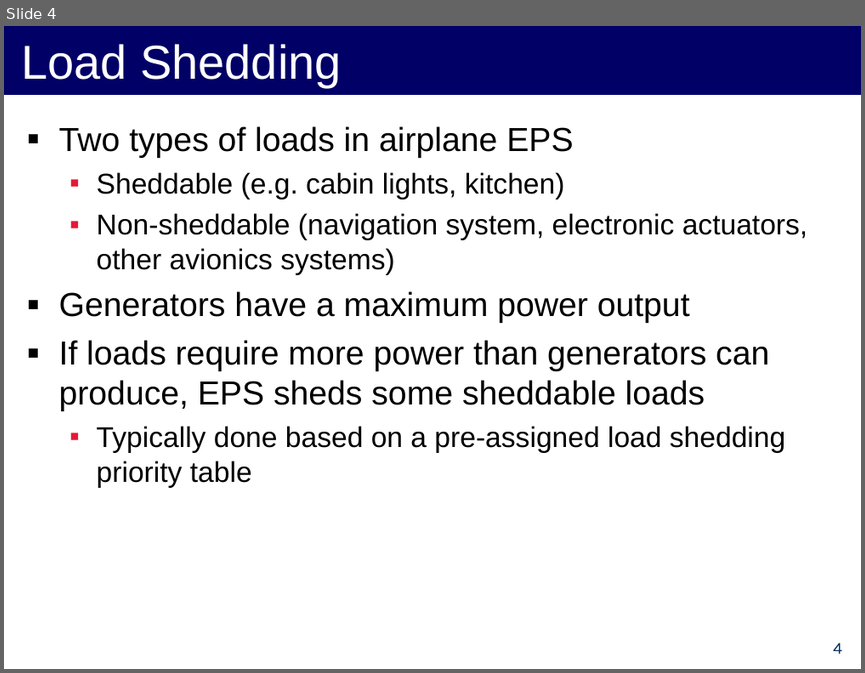
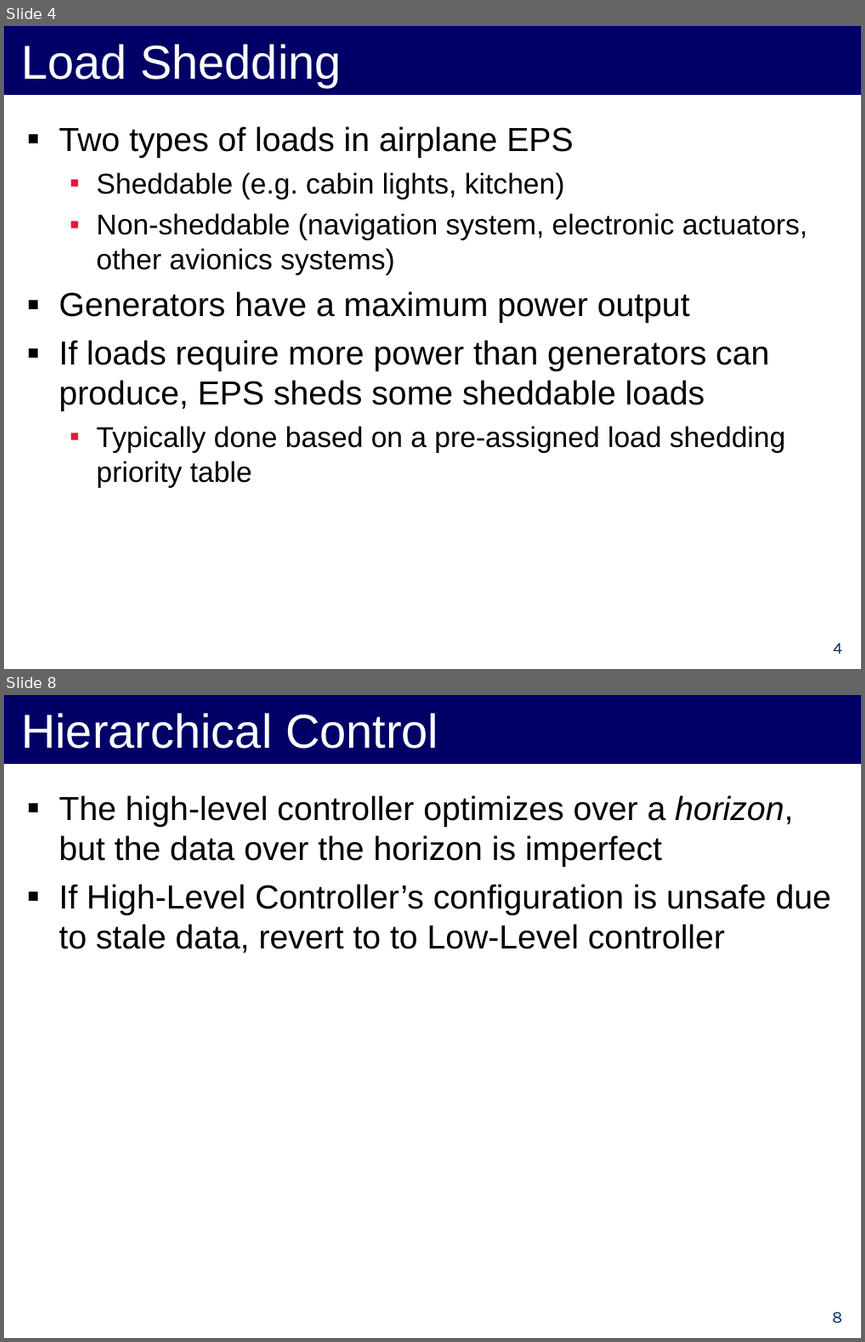
Before and after one commit to forresti/optimal_load_management, a slide deck: project/12-3-12_Presentation.ppt. Shown one above the other, each under a label of ours: slide 4 before the commit, slides 4 and 8 after it; the slides between them are not shown. The pictures are 865x673 and 865x1342 pixels, drawn with LibreOffice and Linux fonts; fonts in the diff are those of the drawing. Boxes give left, top, right and bottom in pixels: in the first picture for what was removed or moved away, otherwise in the second. Text is boxed around its words. In the diff, an @@ line names an element or a change of style, - is before the commit and + after.

```diff
--- a/project/12-3-12_Presentation.ppt
+++ b/project/12-3-12_Presentation.ppt
@@ slide 8 added at <box>4,695,861,1338</box>, background #FFFFFF @@
@@ title added at <box>4,695,861,764</box>, fill #000066, 40 pt, text #FFFFFF @@
+Hierarchical Control
@@ text added at <box>59,795,831,953</box>, 28 pt, text #000000 @@
+▪ The high-level controller optimizes over a horizon, but the data over the horizon is imperfect
+▪ If High-Level Controller’s configuration is unsafe due to stale data, revert to to Low-Level controller
@@ page number added at <box>832,1311,842,1323</box>, 14 pt, text #002D62 @@
+8
```
Also in this commit, not shown: 1 slide changed, 10 other slides added.
